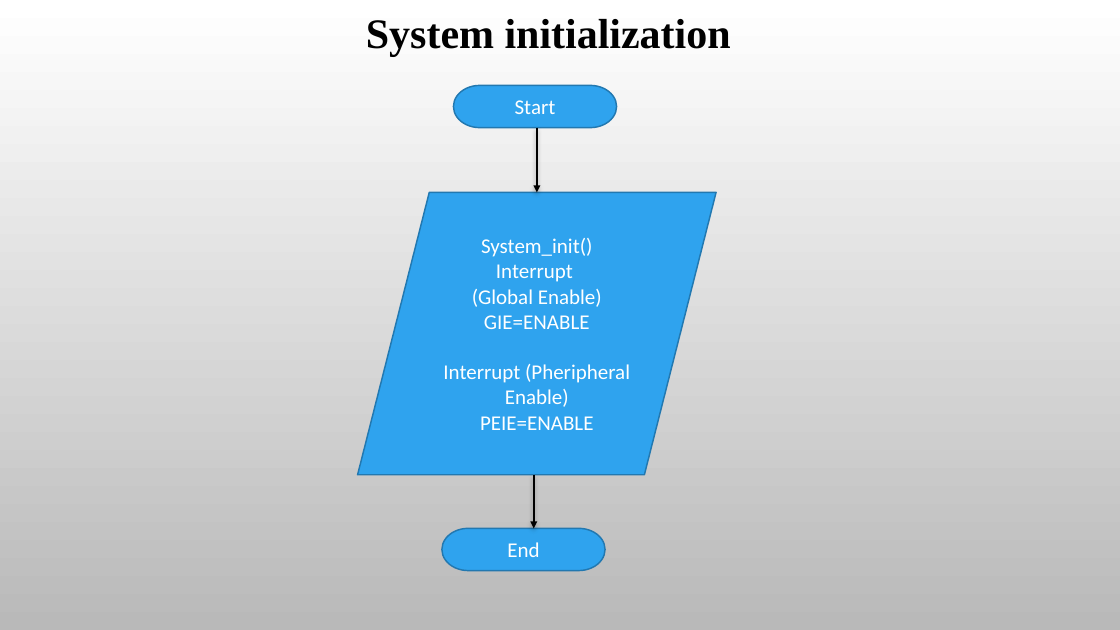
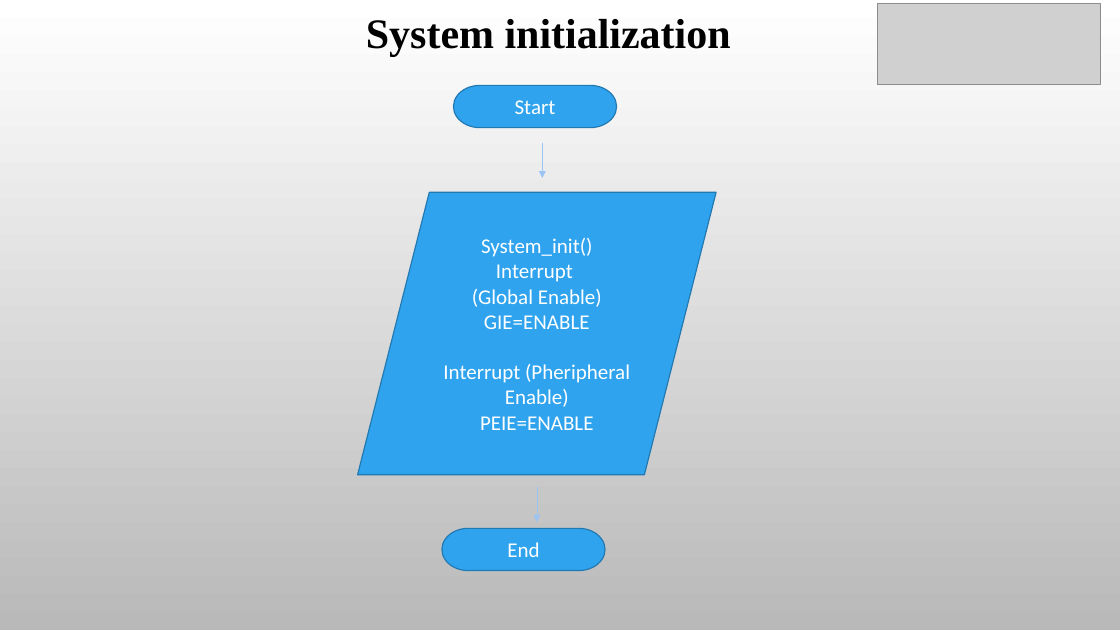
Before and after one commit to SKUP-BATCH3/team4, a slide deck: slide 13 of Final ppt 7-10-22.pptx. Drawn at 1120x630 pixels with LibreOffice and Linux fonts; fonts in the diff are those of the drawing; grey boxes stand for pictures; background and template pictures are left out. Boxes give left, top, right and bottom in pixels: in the first picture for what was removed or moved away, otherwise in the second. Text is boxed around its words. In the diff, an @@ line names an element or a change of style, - is before the commit and + after.

```diff
--- a/Final ppt 7-10-22.pptx
+++ b/Final ppt 7-10-22.pptx
@@ picture added at (x1=878, y1=3, x2=1101, y2=85) @@
@@ arrow moved from (537, 128) - (537, 192) to (543, 143) - (543, 178) @@
@@ arrow (543, 143) - (543, 178): stroke #000000 1.75 pt to #9AC5F3 0.5 pt @@
@@ arrow moved from (534, 475) - (534, 528) to (537, 487) - (537, 522) @@
@@ arrow (537, 487) - (537, 522): stroke #000000 1.75 pt to #9AC5F3 0.5 pt @@
@@ outline #2379B0 1.25 pt to #2379B0 1 pt in 3 elements at (x1=454, y1=86, x2=617, y2=128), (x1=358, y1=192, x2=717, y2=475), (x1=442, y1=528, x2=605, y2=571) @@
```
Also in this commit, not shown: 15 other slides changed, 4 slides added, 4 slides removed, 1 other file.
